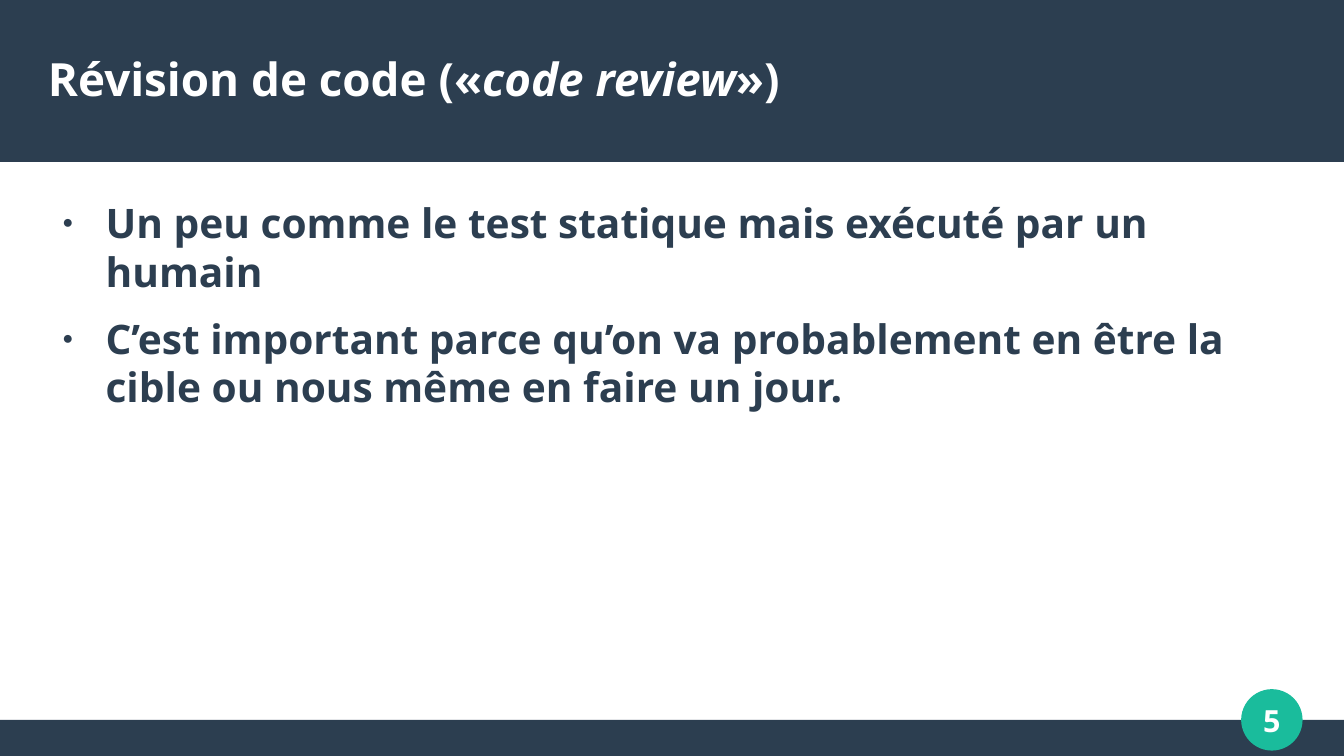
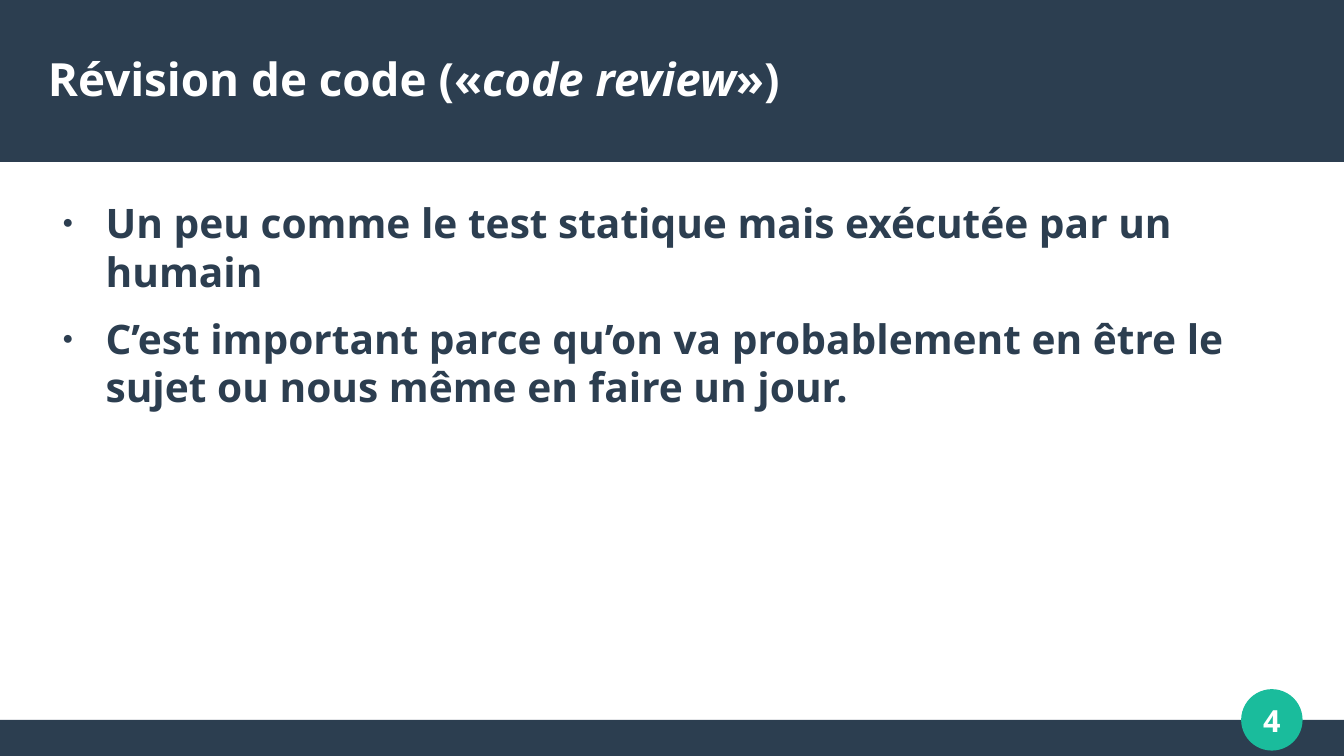
Before and after one commit to umontreal-diro/IFT3913, a slide deck: slide 4 of presentations/Semaine7/ClaudericDeRoy/presentation.odp (slide 5 before the commit). Drawn at 1344x756 pixels with LibreOffice and Linux fonts; fonts in the diff are those of the drawing. Boxes give left, top, right and bottom in pixels: in the first picture for what was removed or moved away, otherwise in the second. Text is boxed around its words. In the diff, an @@ line names an element or a change of style, - is before the commit and + after.

```diff
--- a/presentations/Semaine7/ClaudericDeRoy/presentation.odp
+++ b/presentations/Semaine7/ClaudericDeRoy/presentation.odp
@@ text at (x1=106, y1=207, x2=1223, y2=412): text changed @@
-● Un peu comme le test statique mais exécuté par un humain
-● C’est important parce qu’on va probablement en être la cible ou nous même en faire un jour.
+● Un peu comme le test statique mais exécutée par un humain
+● C’est important parce qu’on va probablement en être le sujet ou nous même en faire un jour.
@@ page number at (x1=1263, y1=710, x2=1280, y2=732): text changed @@
-5
+4
```
Also in this commit, not shown: 8 other slides changed, 7 slides added, 2 slides removed, 8 other files.
